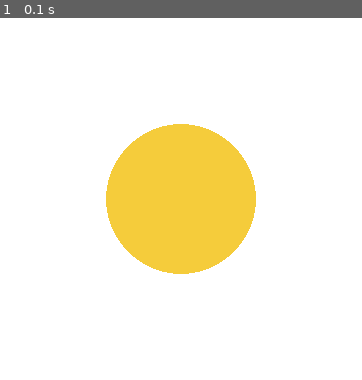
Above: before the commit, frame 1.
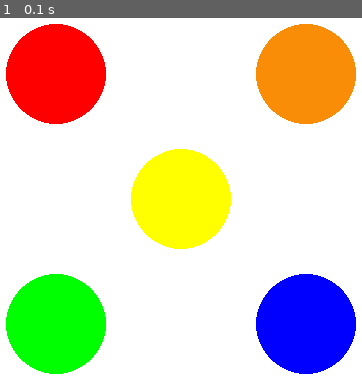
Above: after the commit, the same moment.

Repository: CaSandraSmith/pygame-tutorial
Game: pygame game, started from pygame_tutorial.py
Same seed, same stepped clock (60 frames per second), same inputs: the game is played once before the commit and once after it.
Inputs:
- Up to frame 1 (0.1 s): no input

The runs differ from the first frame. In frame 1, 37% of the frame differs, in the area x 1-99%, y 1-99%.

Commit message:
Getting started challenge 1 complete

Diff:
--- a/pygame_tutorial.py
+++ b/pygame_tutorial.py
@@ -15,10 +15,32 @@
 
 	# Clear the screen
 	screen.fill((255, 255, 255))
+
 	# Draw a circle
-	color = (245, 204, 59)
+	color = (255, 0, 0)
+	position = (125, 125)
+
+	pygame.draw.circle(screen, color, position, 50)
+
+	color = (250, 141, 7)
+	position = (375, 125)
+
+	pygame.draw.circle(screen, color, position, 50)
+
+	color = (255, 255, 0)
 	position = (250, 250)
 
-	pygame.draw.circle(screen, color, position, 75)
+	pygame.draw.circle(screen, color, position, 50)
+
+	color = (0, 255, 0)
+	position = (125, 375)
+
+	pygame.draw.circle(screen, color, position, 50)
+
+	color = (0, 0, 255)
+	position = (375, 375)
+
+	pygame.draw.circle(screen, color, position, 50)
+
 	# Update the display
 	pygame.display.flip()
